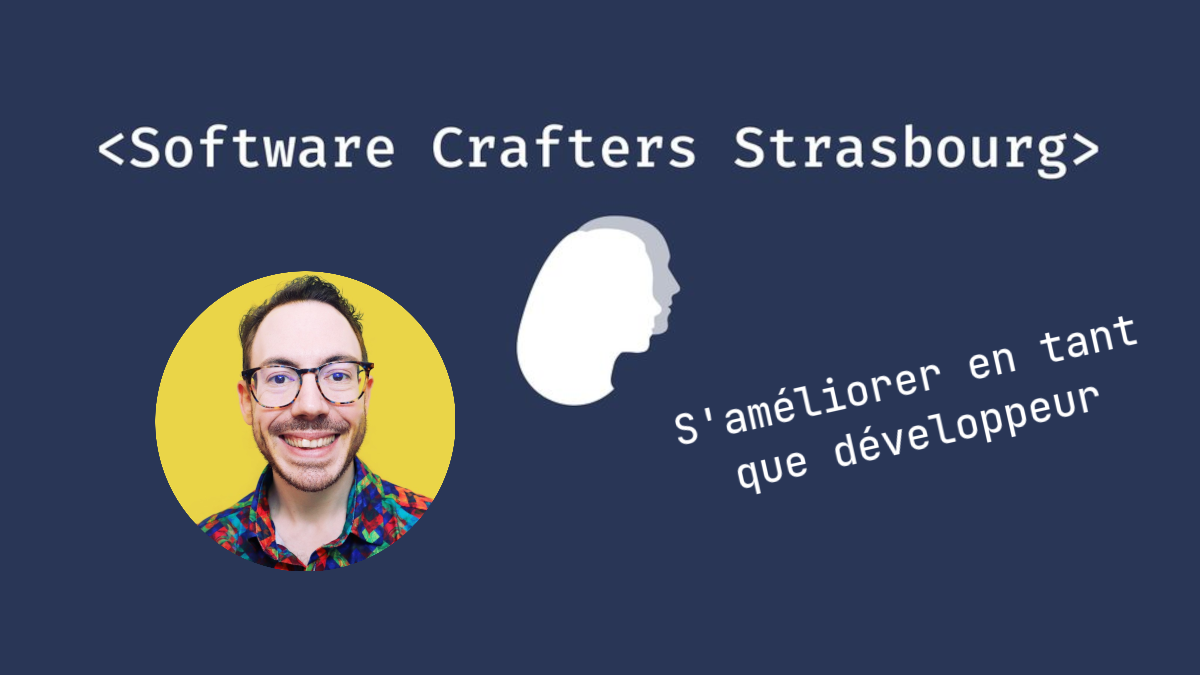
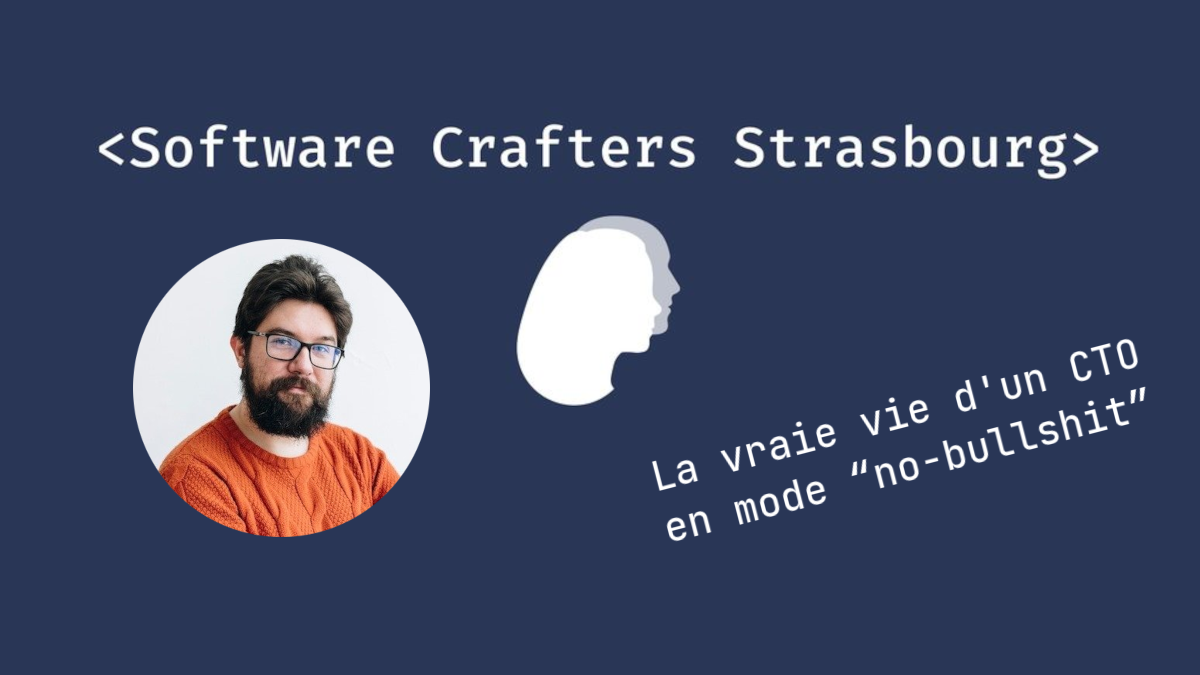
Comparing the layer stacks of the two 1200×675 images. Changes:
added layer "Pierre Ammeloot" above "La vraie vie d'un CTO en mode ..." over <box>133,239,430,537</box>
renamed "S'améliorer en tant ..." to "La vraie vie d'un CTO en mode ...", painted on it over <box>651,316,1146,542</box>
hid "geoffrey-huck.jpeg" over <box>155,271,455,571</box>
